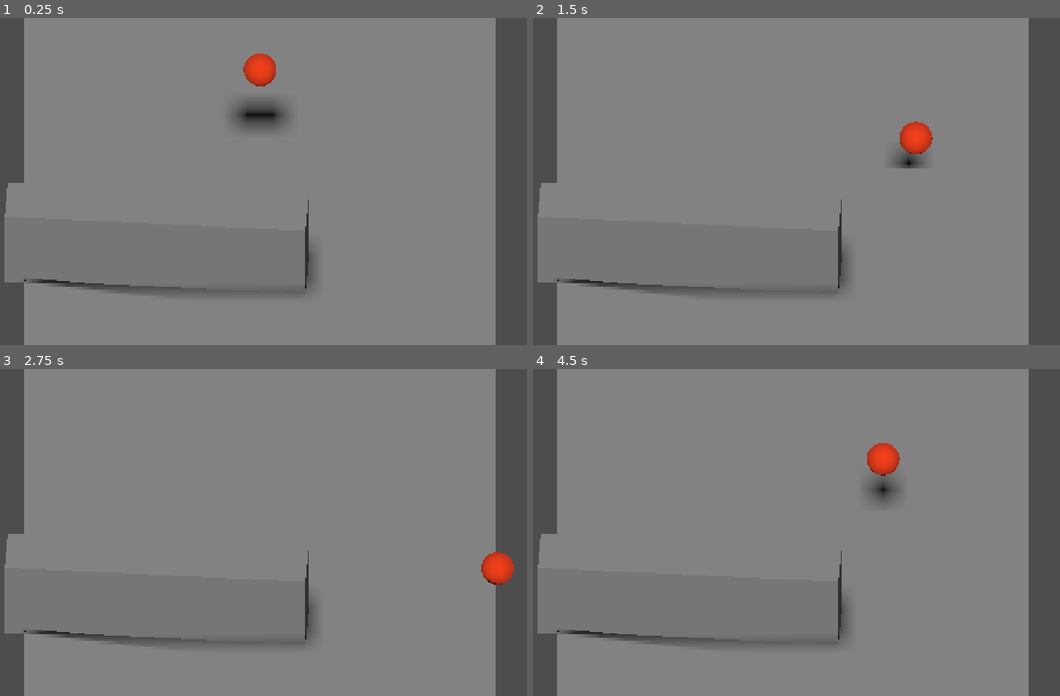
Above: before the commit, frames 1-4 (two rows, left to right).
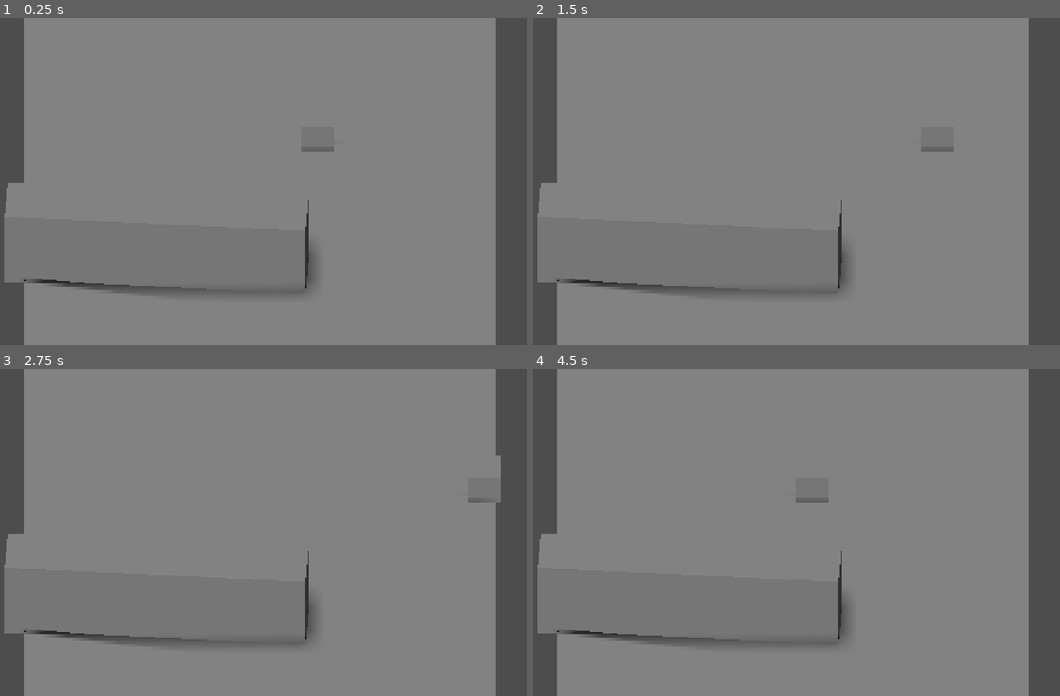
Above: after the commit, the same moments.

Repository: ghostlysleuth/NihiloGDC
Game: Godot game, scene res://testWorld.tscn
The game is run twice, just before and just after one commit, with the same random seed, the same clock (stepped at 60 frames per second) and the same inputs.
Inputs:
- Up to frame 1 (0.25 s): no input
- Up to frame 2 (1.5 s): tap Enter (ui_accept) at 0.5 s; hold Right (ui_right) 0.53-1.28 s; hold Shift (focus, bound only after the commit) 0.53-1.28 s; tap M (jump, bound only before the commit) at 0.77, 0.8, 1.07, 1.35 s; hold Down (ui_down) from 1.28 s (still down)
- Up to frame 3 (2.75 s): tap M (jump, bound only before the commit) at 1.52, 1.82, 2.3 s; tap Shift (focus, bound only after the commit) at 1.55 s; release Down (ui_down) at 2.03 s; hold Right (ui_right) from 2.03 s (still down); hold Shift (focus, bound only after the commit) from 2.03 s (still down)
- Up to frame 4 (4.5 s): release Right (ui_right) at 2.78 s; release Shift (focus, bound only after the commit) at 2.78 s; hold Up (ui_up) 2.78-3.53 s; tap Shift (focus, bound only after the commit) at 2.85, 4.35 s; tap M (jump, bound only before the commit) at 3.02, 3.32 s; hold M (jump, bound only before the commit) 3.53-4.28 s; hold Left (ui_left) from 3.53 s (still down)

The runs differ from the first frame. In frame 1, 1.4% of the frame differs, in the area x 43-64%, y 10-41%; in frame 2, 0.8%; in frame 3, 0.7%; in frame 4, 1.0%.

Commit message:
Created basic player object

Diff:
--- /dev/null
+++ b/IShouldHaveStayed/player.gd
@@ -0,0 +1,25 @@
+extends CharacterBody3D
+
+
+const SPEED = 7.0
+
+
+func _physics_process(delta):
+	var direction = Vector3.ZERO
+
+	#Get direction
+	if Input.is_action_pressed("move_left"):
+		direction.x -= 1
+	if Input.is_action_pressed("move_right"):
+		direction.x += 1
+	if direction != Vector3.ZERO:
+		direction = direction.normalized()
+	#Implement speed
+	if Input.is_action_pressed("focus"):
+		velocity.x = direction.x * (SPEED / 2)
+	else:
+		velocity.x = direction.x * SPEED
+
+	#Move
+	print(velocity.x)
+	move_and_slide()
--- /dev/null
+++ b/IShouldHaveStayed/player.tscn
@@ -0,0 +1,17 @@
+[gd_scene load_steps=4 format=3 uid="uid://btbm75xqtg1nc"]
+
+[ext_resource type="Script" path="res://player.gd" id="1_ymapd"]
+
+[sub_resource type="BoxShape3D" id="BoxShape3D_2uf0b"]
+
+[sub_resource type="BoxMesh" id="BoxMesh_f1664"]
+
+[node name="player" type="CharacterBody3D"]
+motion_mode = 1
+script = ExtResource("1_ymapd")
+
+[node name="CollisionShape3d" type="CollisionShape3D" parent="."]
+shape = SubResource("BoxShape3D_2uf0b")
+
+[node name="MeshInstance3d" type="MeshInstance3D" parent="."]
+mesh = SubResource("BoxMesh_f1664")
--- a/IShouldHaveStayed/project.godot
+++ b/IShouldHaveStayed/project.godot
@@ -22,23 +22,33 @@
 
 config/name="IShouldHaveStayed"
 run/main_scene="res://testWorld.tscn"
+config/features=PackedStringArray("4.0")
 config/icon="res://icon.svg"
-config/features=PackedStringArray("4.0", "Vulkan Clustered")
 
 [display]
 
 window/size/viewport_width=480
 window/size/viewport_height=270
-window/size/fullscreen=true
 window/size/window_width_override=1920
 window/size/window_height_override=1080
 window/stretch/mode="viewport"
 window/stretch/aspect="ignore"
+window/size/fullscreen=true
 
 [input]
 
-jump={
+move_left={
 "deadzone": 0.5,
-"events": [Object(InputEventKey,"resource_local_to_scene":false,"resource_name":"","device":0,"window_id":0,"store_command":true,"alt_pressed":false,"shift_pressed":false,"meta_pressed":false,"command_pressed":false,"pressed":false,"keycode":0,"physical_keycode":77,"unicode":0,"echo":false,"script":null)
+"events": [Object(InputEventKey,"resource_local_to_scene":false,"resource_name":"","device":0,"window_id":0,"alt_pressed":false,"shift_pressed":false,"ctrl_pressed":false,"meta_pressed":false,"pressed":false,"keycode":0,"physical_keycode":4194319,"unicode":0,"echo":false,"script":null)
 ]
 }
+move_right={
+"deadzone": 0.5,
+"events": [Object(InputEventKey,"resource_local_to_scene":false,"resource_name":"","device":0,"window_id":0,"alt_pressed":false,"shift_pressed":false,"ctrl_pressed":false,"meta_pressed":false,"pressed":false,"keycode":0,"physical_keycode":4194321,"unicode":0,"echo":false,"script":null)
+]
+}
+focus={
+"deadzone": 0.5,
+"events": [Object(InputEventKey,"resource_local_to_scene":false,"resource_name":"","device":0,"window_id":0,"alt_pressed":false,"shift_pressed":false,"ctrl_pressed":false,"meta_pressed":false,"pressed":false,"keycode":0,"physical_keycode":4194325,"unicode":0,"echo":false,"script":null)
+]
+}
--- a/IShouldHaveStayed/testWorld.tscn
+++ b/IShouldHaveStayed/testWorld.tscn
@@ -1,6 +1,7 @@
-[gd_scene load_steps=6 format=3 uid="uid://bmaqvesfqo3yk"]
+[gd_scene load_steps=7 format=3 uid="uid://bmaqvesfqo3yk"]
 
 [ext_resource type="PackedScene" uid="uid://cxy2xociogn7g" path="res://cube.tscn" id="1_giw74"]
+[ext_resource type="PackedScene" uid="uid://btbm75xqtg1nc" path="res://player.tscn" id="2_jkwbp"]
 
 [sub_resource type="PlaneMesh" id="PlaneMesh_j6eic"]
 
@@ -13,8 +14,8 @@
 
 [node name="Node3d" type="Node3D"]
 
-[node name="cube" parent="." instance=ExtResource( "1_giw74" )]
-transform = Transform3D(1, 0, 0, 0, 1, 0, 0, 0, 1, 0, 3.54199, 0)
+[node name="cube" parent="." instance=ExtResource("1_giw74")]
+transform = Transform3D(1, 0, 0, 0, 1, 0, 0, 0, 1, -144.864, 3.54199, 0)
 
 [node name="Camera3d" type="Camera3D" parent="."]
 transform = Transform3D(1, 0, 0, 0, 0.707107, 0.707107, 0, -0.707107, 0.707107, 0.267387, 44.7309, 46.3576)
@@ -26,24 +27,27 @@
 
 [node name="MeshInstance3d" type="MeshInstance3D" parent="StaticBody3d"]
 transform = Transform3D(7.19922, 0, 0, 0, 1, 0, 0, 0, 9.13065, 0, 0, 0)
-mesh = SubResource( "PlaneMesh_j6eic" )
+mesh = SubResource("PlaneMesh_j6eic")
 skeleton = NodePath("../..")
 
 [node name="CollisionShape3d" type="CollisionShape3D" parent="StaticBody3d"]
-shape = SubResource( "WorldBoundaryShape3D_win1e" )
+shape = SubResource("WorldBoundaryShape3D_win1e")
 
 [node name="wall" type="StaticBody3D" parent="."]
 transform = Transform3D(0.0660649, 0, 0.997815, 0, 1, 0, -0.997815, 0, 0.0660649, -3.15734, 1.30351, 5.41195)
 
 [node name="MeshInstance3d" type="MeshInstance3D" parent="wall"]
 transform = Transform3D(1.49276, 0, 0, 0, 2.81343, 0, 0, 0, 9.20041, 0, 0, 0)
-mesh = SubResource( "BoxMesh_ueade" )
+mesh = SubResource("BoxMesh_ueade")
 skeleton = NodePath("../..")
 
 [node name="CollisionShape3d" type="CollisionShape3D" parent="wall"]
 transform = Transform3D(1, 0, 0, 0, 1, 0, 0, 0, 3.65169, 0, 0, 0)
-shape = SubResource( "BoxShape3D_jirnm" )
+shape = SubResource("BoxShape3D_jirnm")
 
 [node name="OmniLight3d" type="DirectionalLight3D" parent="."]
 transform = Transform3D(1, 0, 0, 0, 0.633232, 0.773962, 0, -0.773962, 0.633232, 0, 7.65302, 0)
 shadow_enabled = true
+
+[node name="player" parent="." instance=ExtResource("2_jkwbp")]
+transform = Transform3D(1, 0, 0, 0, 1, 0, 0, 0, 1, 1.76573, 0.705509, 0)
Not shown: 1 places in IShouldHaveStayed/cube.tscn that only renumber resources
Not shown, changed: IShouldHaveStayed/fish.svg.import
Not shown, changed: IShouldHaveStayed/icon.svg.import
